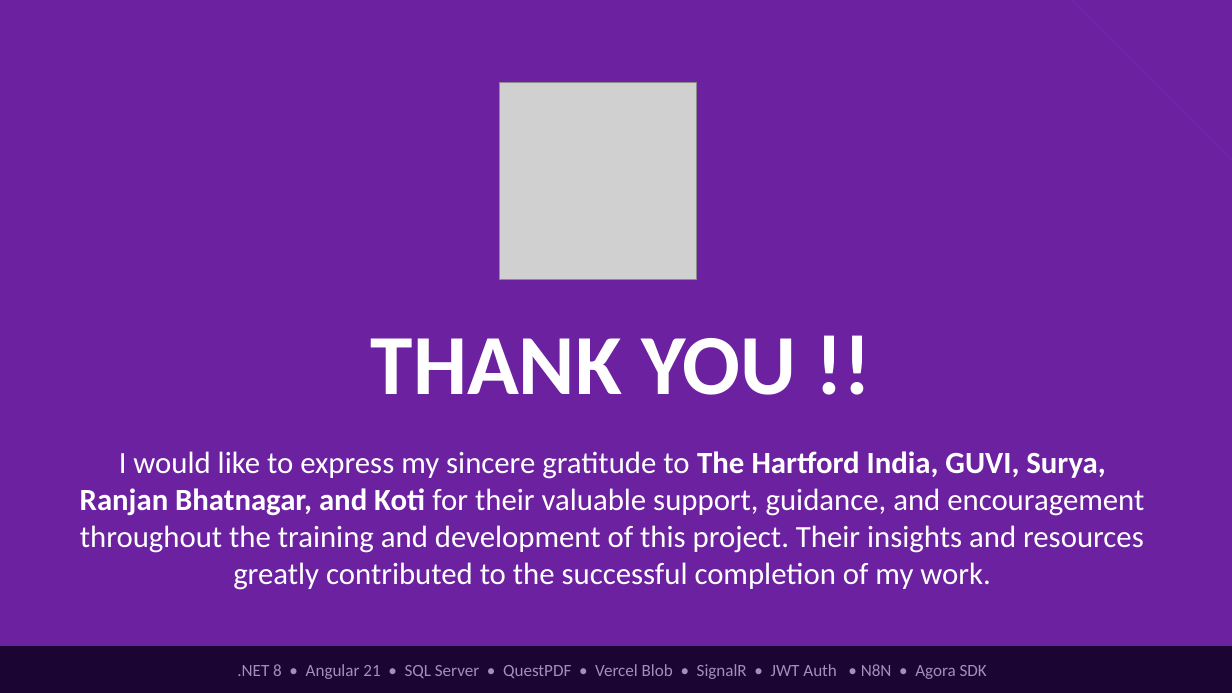
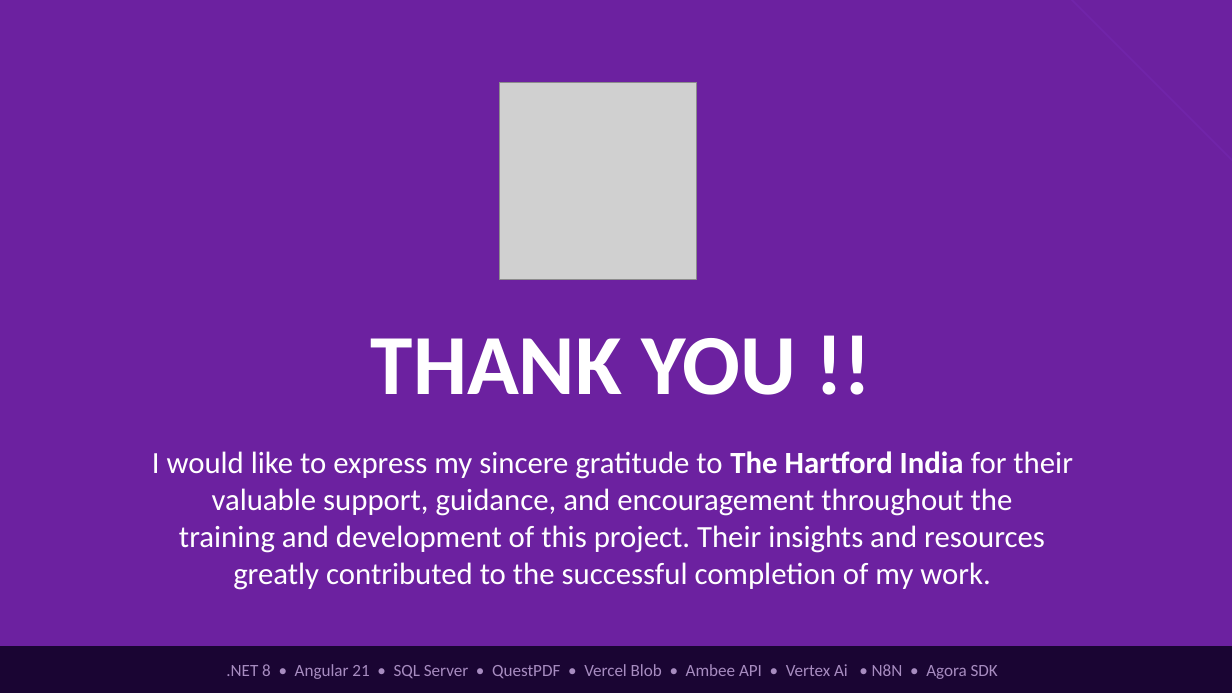
Before and after one commit to goutham4126/GOUTHAM, a slide deck: slide 10 of documents/insurance_capstone.pptx (slide 12 before the commit). Drawn at 1232x693 pixels with LibreOffice and Linux fonts; fonts in the diff are those of the drawing; grey boxes stand for pictures. Boxes give left, top, right and bottom in pixels: in the first picture for what was removed or moved away, otherwise in the second. Text is boxed around its words. In the diff, an @@ line names an element or a change of style, - is before the commit and + after.

```diff
--- a/documents/insurance_capstone.pptx
+++ b/documents/insurance_capstone.pptx
@@ text "I would like to express ...": place and size @@
-text "I would like to express ..." at box(80, 451, 1144, 590)
+text "I would like to express ..." at box(152, 451, 1073, 590)
@@ text at box(152, 451, 1073, 553): text changed @@
-I would like to express my sincere gratitude to The Hartford India, GUVI, Surya,
-Ranjan Bhatnagar, and Koti for their valuable support, guidance, and encouragement
-throughout the training and development of this project. Their insights and resources
+I would like to express my sincere gratitude to The Hartford India for their
+valuable support, guidance, and encouragement throughout the
+training and development of this project. Their insights and resources
@@ text at box(226, 664, 998, 679): text changed @@
-.NET 8 • Angular 21 • SQL Server • QuestPDF • Vercel Blob • SignalR • JWT Auth • N8N • Agora SDK
+.NET 8 • Angular 21 • SQL Server • QuestPDF • Vercel Blob • Ambee API • Vertex Ai • N8N • Agora SDK
```
Also in this commit, not shown: 8 other slides changed, 2 slides removed.
